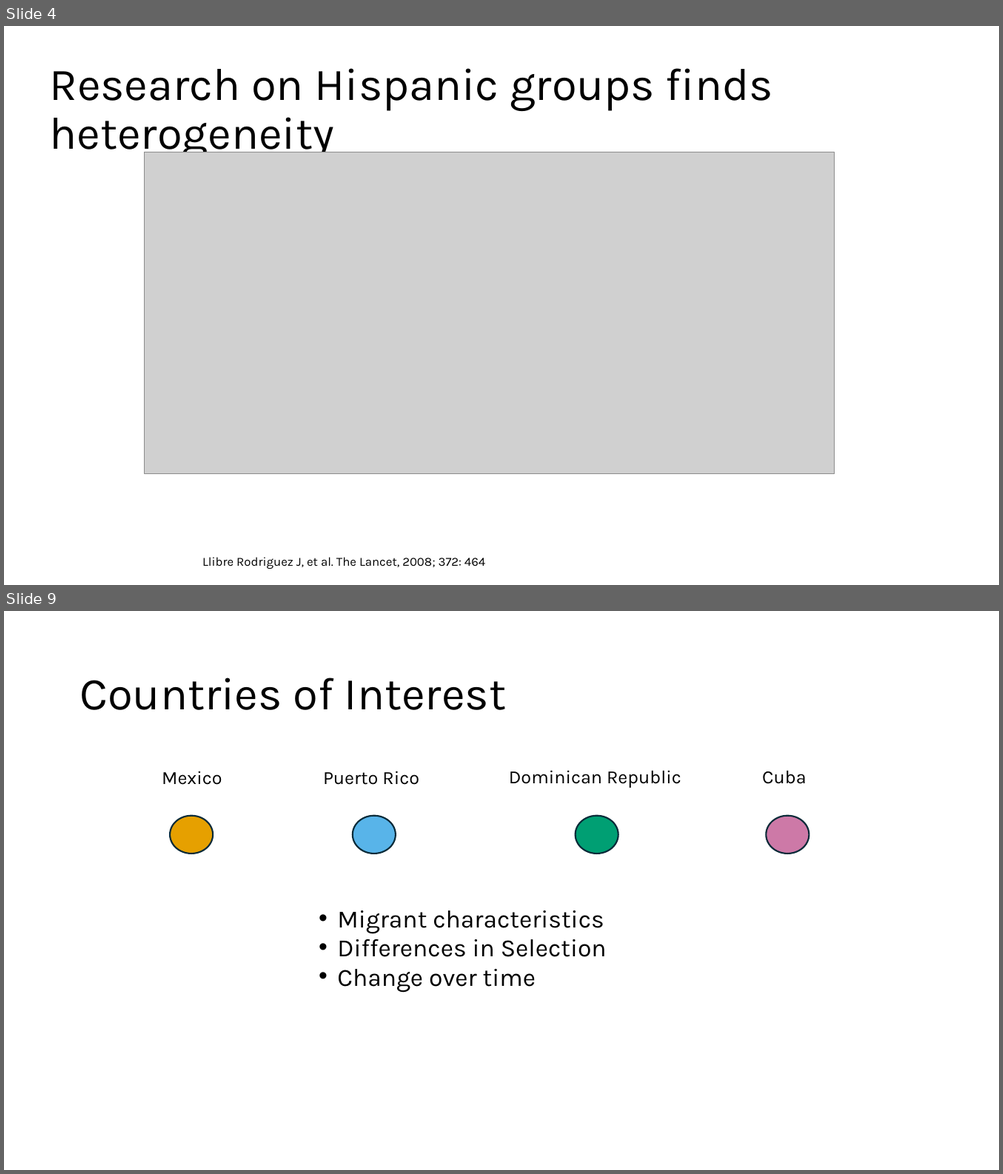
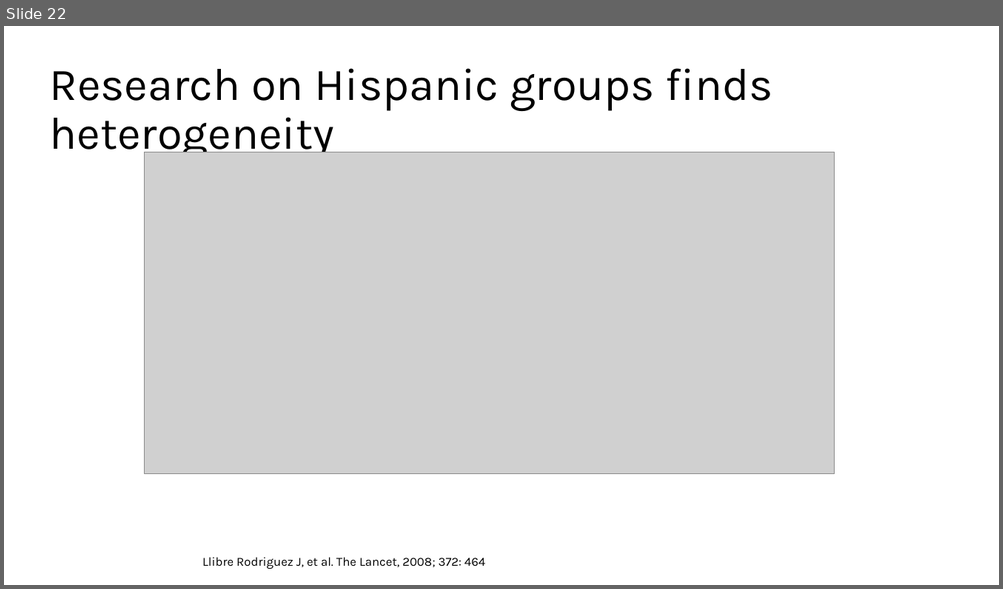
Before and after one commit to chrissoria/international_migration_ses, a slide deck: presentation/PAA_2025.pptx. Shown one above the other, each under a label of ours: slides 4 and 9 before the commit, slide 22 after it; the slides between them are not shown. The pictures are 1003x1174 and 1003x589 pixels, drawn with LibreOffice and Linux fonts; fonts in the diff are those of the drawing; grey boxes stand for pictures. Boxes give left, top, right and bottom in pixels: in the first picture for what was removed or moved away, otherwise in the second. Text is boxed around its words. In the diff, an @@ line names an element or a change of style, - is before the commit and + after.

```diff
--- a/presentation/PAA_2025.pptx
+++ b/presentation/PAA_2025.pptx
@@ slide 9 removed at (x1=4, y1=611, x2=999, y2=1170), background #FFFFFF @@
@@ title removed at (x1=79, y1=678, x2=506, y2=710) @@
-Countries of Interest
@@ text removed at (x1=162, y1=771, x2=222, y2=785) @@
-Mexico
@@ text removed at (x1=323, y1=771, x2=419, y2=785) @@
-Puerto Rico
@@ text removed at (x1=509, y1=770, x2=681, y2=788) @@
-Dominican Republic
@@ text removed at (x1=762, y1=770, x2=805, y2=784) @@
-Cuba
@@ ellipse removed at (x1=170, y1=816, x2=213, y2=854) @@
@@ ellipse removed at (x1=353, y1=816, x2=395, y2=854) @@
@@ ellipse removed at (x1=575, y1=816, x2=619, y2=854) @@
@@ ellipse removed at (x1=765, y1=816, x2=809, y2=854) @@
@@ text removed at (x1=337, y1=911, x2=606, y2=992) @@
-  • Migrant characteristics
-  • Differences in Selection
-  • Change over time
@@ what was slide 4 is now slide 22 @@
```
Also in this commit, not shown: 6 slides changed, 6 slides added, 3 other slides removed, 9 other files.
